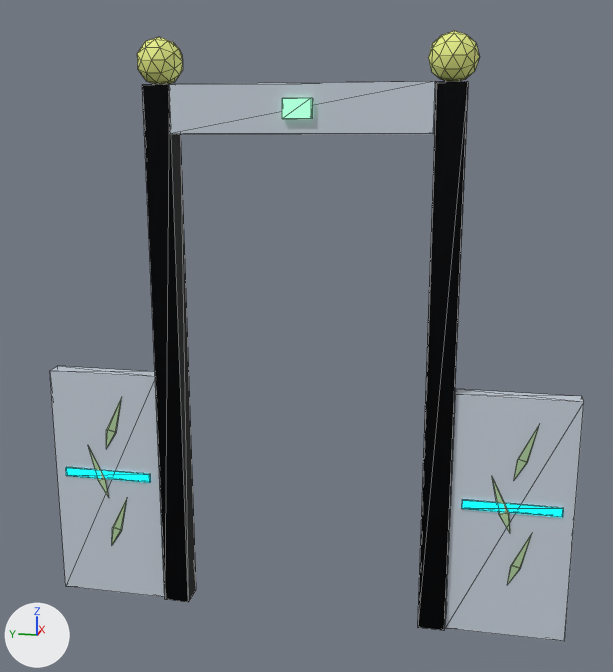
The glTF model godot/assets/models/tt_bridges_t2_gate.glb, before and after one commit.
One viewpoint serves both versions: a camera (50 mm lens) standing at (-3.56, -0.73, 2.23) and looking at (0.01, -0.02, 1.33). Arrows for +X, +Y and +Z are at lower left; the lights stay in place. The first picture is the older version. Mesh edges are drawn as thin lines. Objects named as collision shapes, trigger or cutter boxes, shadow casters or lower levels of detail are left out. Vertices at exactly the same position are counted once.

Objects in the first picture: 'Gate_BallFinial', 'Gate_FlareInlay', 'Gate_FlarePanel', 'Gate_Header', 'Gate_LeafCrests', 'Gate_Posts' and 1 more.
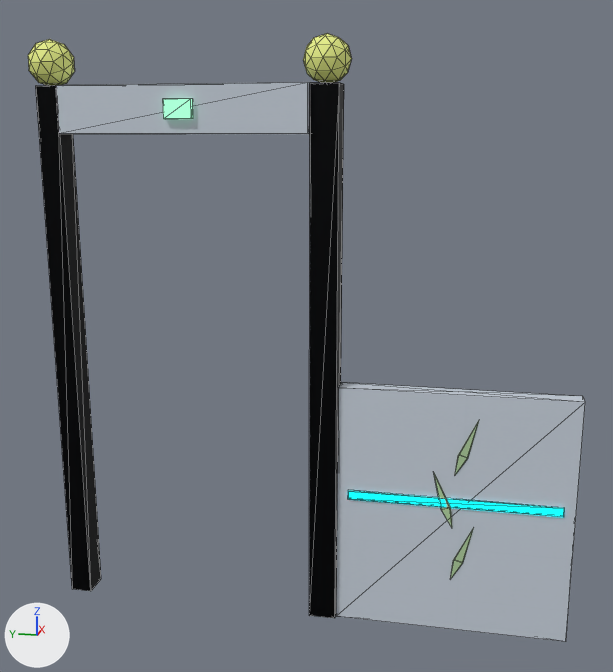
Patch to the scene script:
```diff
--- a/godot/assets/models/tt_bridges_t2_gate.glb.py
+++ b/godot/assets/models/tt_bridges_t2_gate.glb.py
@@ me_gate_leafcrests @@
-me_gate_leafcrests.from_pydata(...)  # 36 vertices, 48 faces; spans x -0.05..-0.04, y -1.03..1.03, z 0.25..1.01
+me_gate_leafcrests.from_pydata(...)  # 18 vertices, 24 faces; spans x -0.05..-0.04, y -0.78..-0.59, z 0.25..1.01
+# me_gate_leafcrests part 1: the loose piece of 6 vertices spanning x -0.05..-0.04, y -1.03..-0.94, z 0.25..0.51 is moved by (0.0, 0.25, 0.0)
+# me_gate_leafcrests part 2: the loose piece of 6 vertices spanning x -0.05..-0.04, y -0.94..-0.84, z 0.5..0.76 is moved by (0.0, 0.25, 0.0)
+# me_gate_leafcrests part 3: the loose piece of 6 vertices spanning x -0.05..-0.04, y -1.03..-0.94, z 0.75..1.01 is moved by (0.0, 0.25, 0.0)
+# me_gate_leafcrests part 4: the loose piece of 6 vertices spanning x -0.05..-0.04, y 0.84..0.94, z 0.25..0.51 is deleted
+# me_gate_leafcrests part 5: the loose piece of 6 vertices spanning x -0.05..-0.04, y 0.94..1.03, z 0.5..0.76 is deleted
+# me_gate_leafcrests part 6: the loose piece of 6 vertices spanning x -0.05..-0.04, y 0.84..0.94, z 0.75..1.01 is deleted
 me_gate_leafcrests.materials.append(mat_tt_leaflight)
@@ me_gate_flareinlay @@
 # verts and faces of me_gate_flareinlay; kept vertices keep their numbers, new ones are numbered from 20
-me_gate_flareinlay.from_pydata(...)  # 20 vertices, 32 faces; spans x -0.05..-0.03, y -1.15..1.15, z 0.6..0.64
+me_gate_flareinlay.from_pydata(...)  # 10 vertices, 16 faces; spans x -0.05..-0.03, y -1.15..-0.22, z 0.6..0.64
+# me_gate_flareinlay part 7: the loose piece of 10 vertices spanning x -0.05..-0.03, y 0.72..1.15, z 0.6..0.64 is deleted
+# me_gate_flareinlay part 8
+for i in [*range(14, 18)]: verts[i] += (0.0, 0.5, 0.0)
+verts[18] = (-0.04, -0.69, 0.6)  # moved, pixel (453, 507)
+verts[19] = (-0.04, -0.69, 0.64)  # moved, pixel (453, 499)
 me_gate_flareinlay.materials.append(mat_tt_cyanled)
@@ me_gate_ballfinial @@
-me_gate_ballfinial.from_pydata(...)  # 84 vertices, 160 faces; spans x -0.098..0.102, y -0.71..0.71, z 2.394..2.594
+me_gate_ballfinial.from_pydata(...)  # 84 vertices, 160 faces; spans x -0.098..0.102, y -0.205..1.205, z 2.394..2.594
+# me_gate_ballfinial part 9: the whole mesh is scaled about its middle by (1, 0.992, 1), then moved by (0.0, 0.5, 0.0)
 me_gate_ballfinial.materials.append(mat_tt_ballyellow)
@@ me_gate_flarepanel @@
-me_gate_flarepanel.from_pydata(...)  # 20 vertices, 32 faces; spans x -0.04..0.04, y -1.2..1.2, z 0.0..1.12
+me_gate_flarepanel.from_pydata(...)  # 10 vertices, 16 faces; spans x -0.04..0.04, y -1.21..-0.17, z 0.0..1.12
+# me_gate_flarepanel part 10: the loose piece of 10 vertices spanning x -0.04..0.04, y -1.2..-0.67, z 0.0..1.12 is scaled about its middle by (1, 1.97, 1), then moved by (0.0, 0.25, 0.0)
+# me_gate_flarepanel part 11: the loose piece of 10 vertices spanning x -0.04..0.04, y 0.67..1.2, z 0.0..1.12 is deleted
 me_gate_flarepanel.materials.append(mat_tt_whitecomposite)
@@ me_gate_posts @@
-me_gate_posts.from_pydata(...)  # 20 vertices, 32 faces; spans x -0.06..0.06, y -0.67..0.67, z 0.0..2.4
+me_gate_posts.from_pydata(...)  # 20 vertices, 32 faces; spans x -0.06..0.06, y -0.17..1.15, z 0.0..2.4
+# me_gate_posts part 12: the whole mesh is scaled about its middle by (1, 0.991, 1), then moved by (0.0, 0.5, 0.0)
 me_gate_posts.materials.append(mat_tt_gunmetal)
@@ me_gate_header @@
-me_gate_header.from_pydata(...)  # 10 vertices, 16 faces; spans x -0.078..0.082, y -0.546..0.546, z 2.2..2.4
+me_gate_header.from_pydata(...)  # 10 vertices, 16 faces; spans x -0.078..0.082, y -0.041..1.051, z 2.2..2.4
+# me_gate_header part 13: the whole mesh is moved by (0.0, 0.505, 0.0)
 me_gate_header.materials.append(mat_tt_whitecomposite)
```

What differs and where, as boxes [x1, y1, x2, y2] in the pictures (613 x 672 px; the box of a moved part takes in the faces that stretch with it):
'Gate_FlarePanel', reshaped (53% narrower): before [50, 366, 584, 641]; after [336, 382, 585, 642]
'Gate_Posts', mesh rescaled: before [142, 81, 468, 630]; after [36, 83, 344, 618]
'Gate_Header', moved: before [169, 81, 437, 134]; after [56, 83, 310, 134]
'Gate_BallFinial', moved: before [137, 31, 479, 84]; after [28, 33, 352, 86]
'Gate_FlareInlay', reshaped (56% narrower, 45% shorter): before [66, 467, 563, 517]; after [348, 490, 564, 517]
'Gate_LeafCrests', reshaped (90% narrower, 16% shorter): before [88, 397, 540, 585]; after [433, 421, 479, 579]
part 1 of me_gate_leafcrests, moved or reshaped: before [507, 534, 532, 585]; after [450, 528, 474, 579]
part 2 of me_gate_leafcrests, moved or reshaped: before [492, 477, 510, 532]; after [433, 471, 452, 527]
part 3 of me_gate_leafcrests, moved or reshaped: before [514, 424, 540, 479]; after [455, 421, 479, 475]
part 4 of me_gate_leafcrests, deleted: before [112, 498, 127, 545]
part 5 of me_gate_leafcrests, deleted: before [88, 446, 109, 497]
part 6 of me_gate_leafcrests, deleted: before [106, 397, 122, 449]
part 7 of me_gate_flareinlay, deleted (cyan): before [66, 467, 150, 483]
part 8 of me_gate_flareinlay, moved or reshaped: before [462, 500, 563, 517]; after [348, 490, 564, 517]
part 10 of me_gate_flarepanel, moved or reshaped: before [445, 389, 584, 641]; after [336, 382, 585, 642]
part 11 of me_gate_flarepanel, deleted: before [50, 366, 165, 597]
